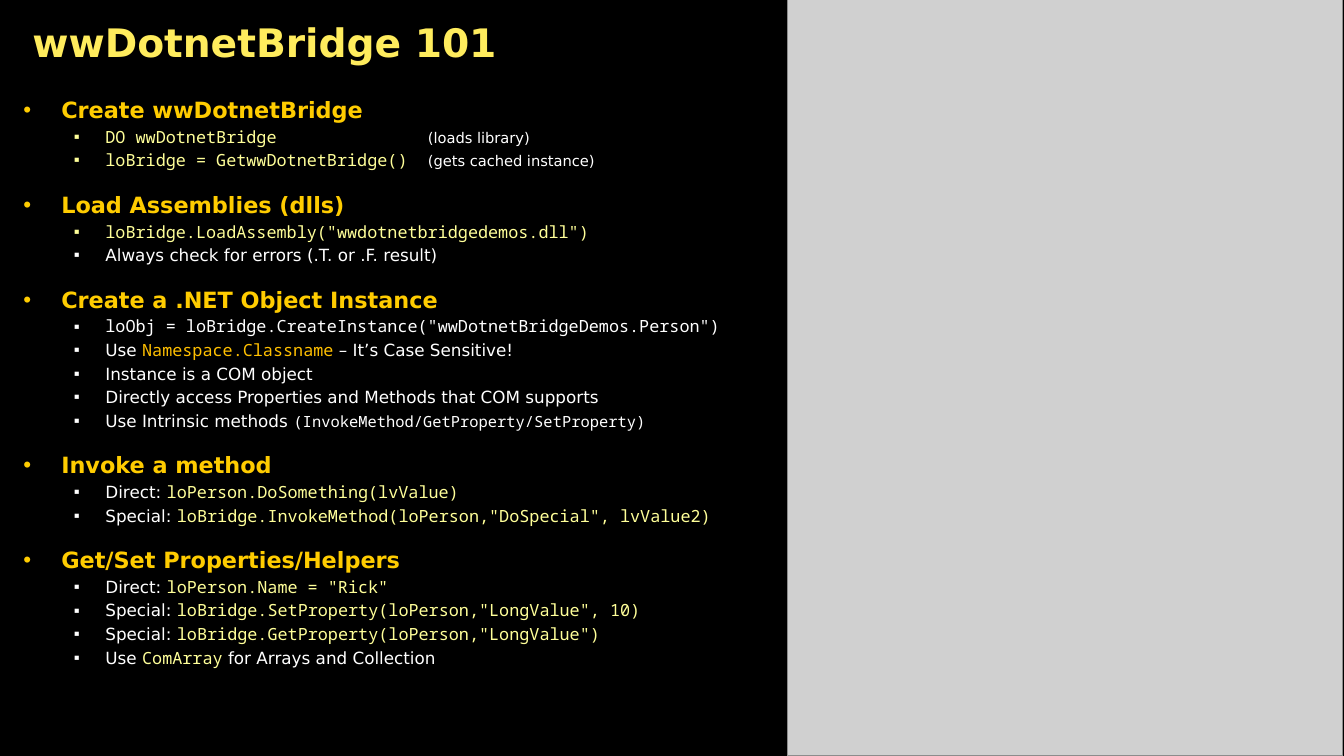
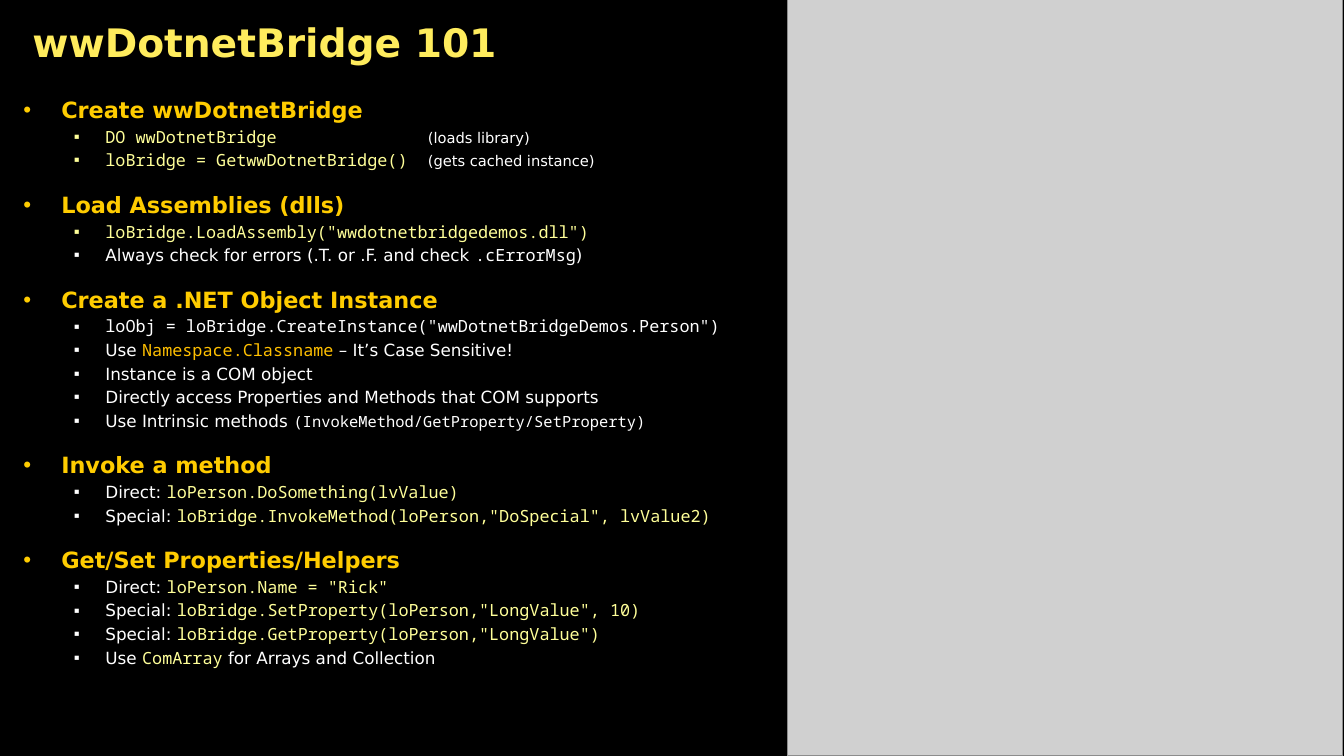
Before and after one commit to RickStrahl/swfox2024-wwdotnetbridge-revisited, a slide deck: slide 8 of Documents/Strahl-swFox2024-wwDotnetBridge-Revisited.pptx. Drawn at 1344x756 pixels with LibreOffice and Linux fonts; fonts in the diff are those of the drawing; grey boxes stand for pictures; background and template pictures are left out. Boxes give left, top, right and bottom in pixels: in the first picture for what was removed or moved away, otherwise in the second. Text is boxed around its words. In the diff, an @@ line names an element or a change of style, - is before the commit and + after.

Commit message:
Update wwDotnetBridgeRevisited.md

```diff
--- a/Documents/Strahl-swFox2024-wwDotnetBridge-Revisited.pptx
+++ b/Documents/Strahl-swFox2024-wwDotnetBridge-Revisited.pptx
@@ text at (105,248,582,265): text changed @@
-  ▪ Always check for errors (.T. or .F. result)
+  ▪ Always check for errors (.T. or .F. and check .cErrorMsg)
```
Also in this commit, not shown: 3 other slides changed.
